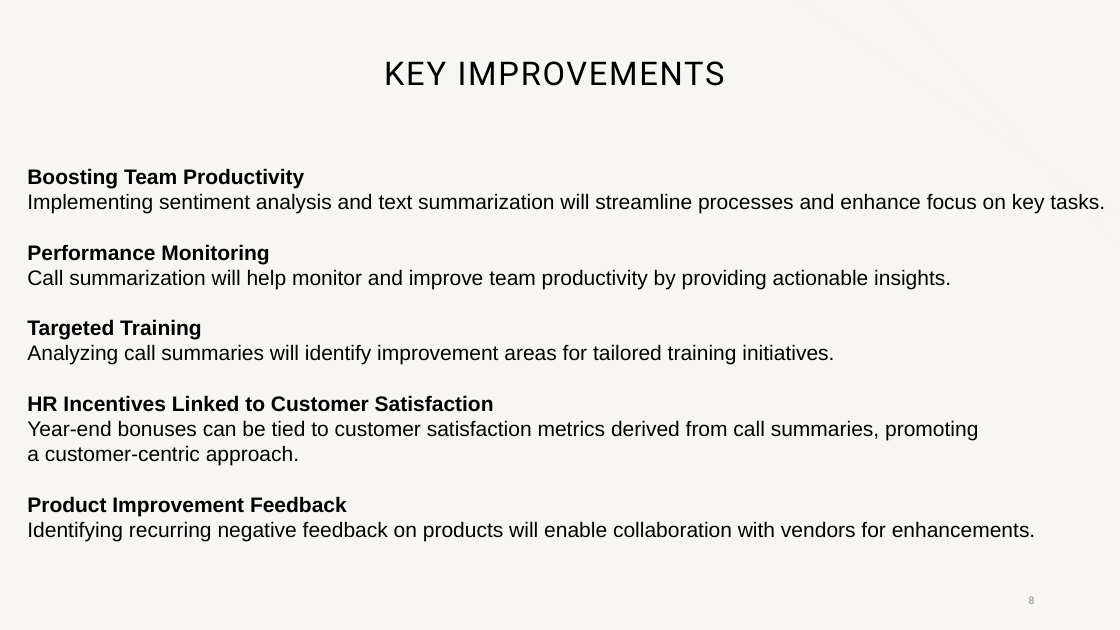
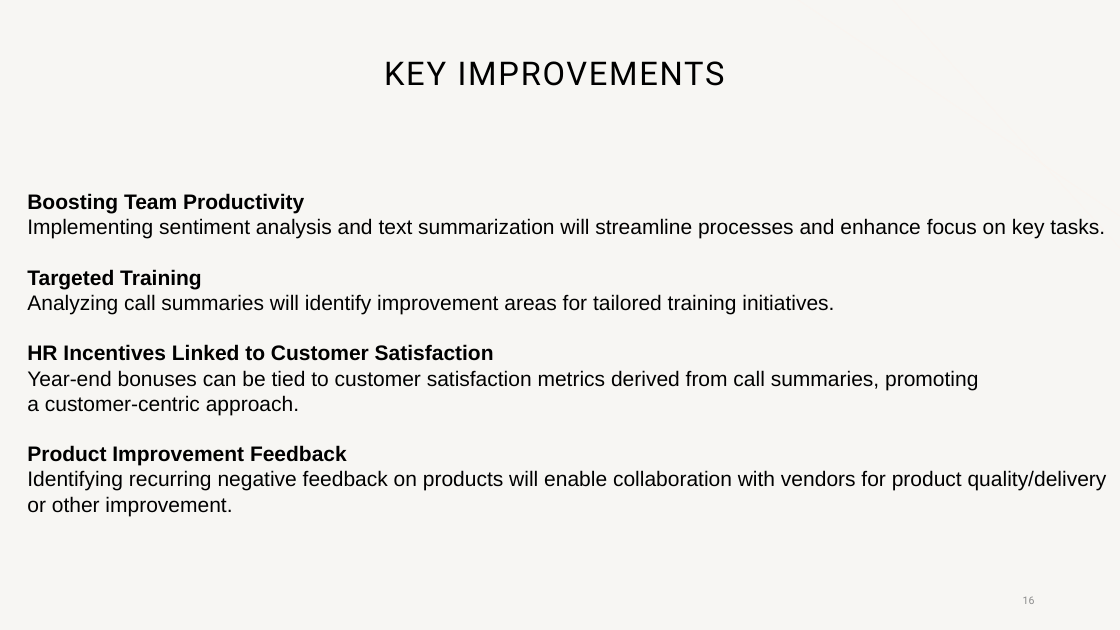
Before and after one commit to meanirban100/IBM-Watsonx-Hackathon, a slide deck: slide 16 of IBM-Watsonx-Presentation.pptx (slide 8 before the commit). Drawn at 1120x630 pixels with LibreOffice and Linux fonts; fonts in the diff are those of the drawing; background and template pictures are left out. Boxes give left, top, right and bottom in pixels: in the first picture for what was removed or moved away, otherwise in the second. Text is boxed around its words. In the diff, an @@ line names an element or a change of style, - is before the commit and + after.

```diff
--- a/IBM-Watsonx-Presentation.pptx
+++ b/IBM-Watsonx-Presentation.pptx
@@ text "Boosting Team Productivity Implementing sentiment ..." moved from (x1=27, y1=168, x2=1105, y2=541) to (x1=27, y1=193, x2=1107, y2=516) @@
@@ text at (x1=27, y1=244, x2=951, y2=289): paragraph removed @@
-Performance Monitoring
-Call summarization will help monitor and improve team productivity by providing actionable insights.
@@ text at (x1=27, y1=445, x2=1107, y2=516): text changed @@
-Product Improvement Feedback
-Identifying recurring negative feedback on products will enable collaboration with vendors for enhancements.
+Product Improvement Feedback
+Identifying recurring negative feedback on products will enable collaboration with vendors for product quality/delivery
+or other improvement.
@@ page number at (x1=1023, y1=596, x2=1035, y2=604): text changed @@
-8
+16
```
Also in this commit, not shown: 1 slide removed, 1 other file.
